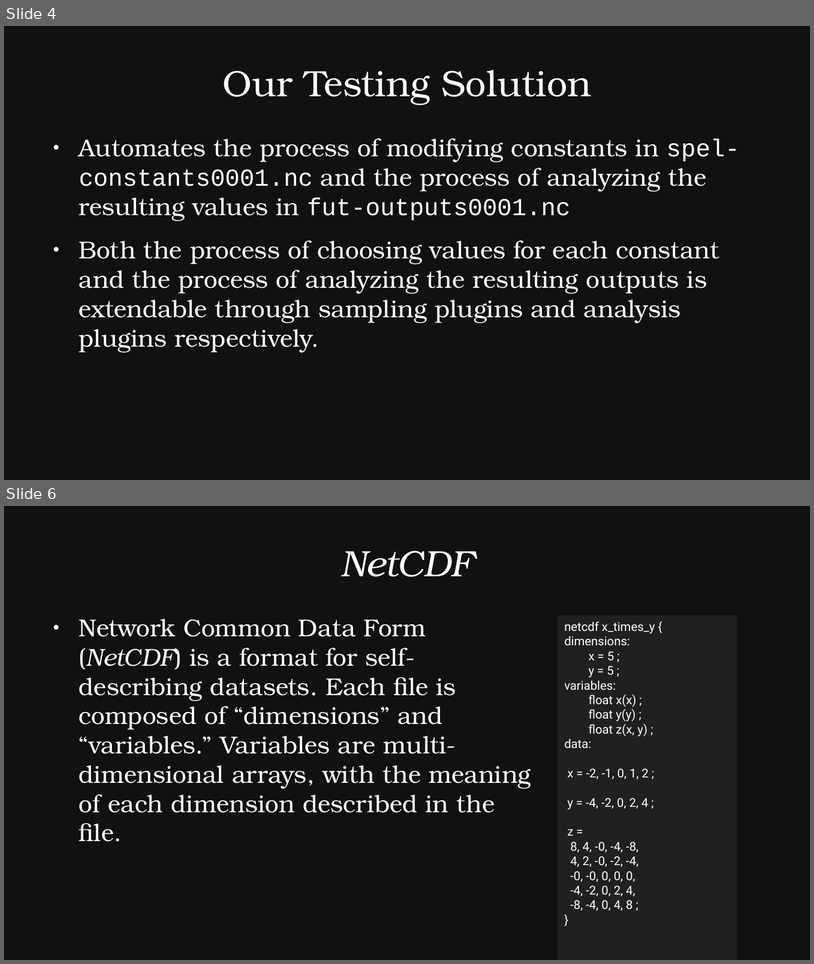
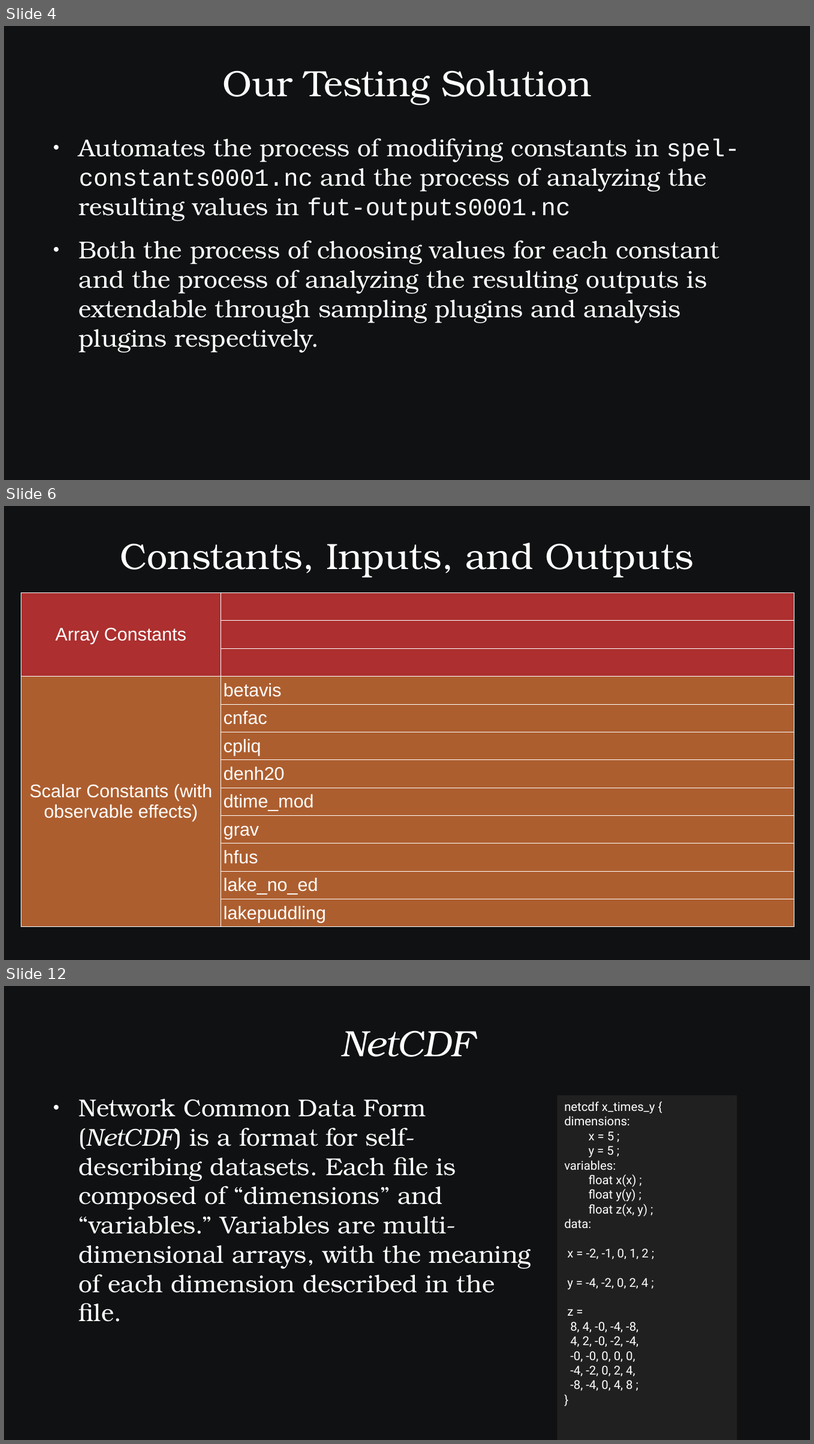
Before and after one commit to SamAllen06/lake_temp_work, a slide deck: documentation/for_collaborators/TestingSoftwareOverview.odp. Shown one above the other, each under a label of ours: slides 4 and 6 before the commit, slides 4, 6 and 12 after it; the slides between them are not shown. The pictures are 814x964 and 814x1444 pixels, drawn with LibreOffice and Linux fonts; fonts in the diff are those of the drawing. Boxes give left, top, right and bottom in pixels: in the first picture for what was removed or moved away, otherwise in the second. Text is boxed around its words. In the diff, an @@ line names an element or a change of style, - is before the commit and + after.

Commit message:
Added table
Table of constants, inputs, outputs, and input/outputs

```diff
--- a/documentation/for_collaborators/TestingSoftwareOverview.odp
+++ b/documentation/for_collaborators/TestingSoftwareOverview.odp
@@ slide 6 added at <box>4,506,810,960</box>, background #0F1112 @@
@@ title added at <box>120,543,693,577</box>, 36 pt, text #FFFFFF @@
+Constants, Inputs, and Outputs
@@ table added at <box>21,593,795,925</box>, 12 rows, 2 columns @@
+Array Constants | 
+ | 
+ | 
+Scalar Constants (with observable effects) | betavis
+ | cnfac
+ | cpliq
+ | denh20
+ | dtime_mod
+ | grav
+ | hfus
+ | lake_no_ed
+ | lakepuddling
@@ what was slide 6 is now slide 12 @@
```
Also in this commit, not shown: 2 slides changed, 5 other slides added, 2 other files.
